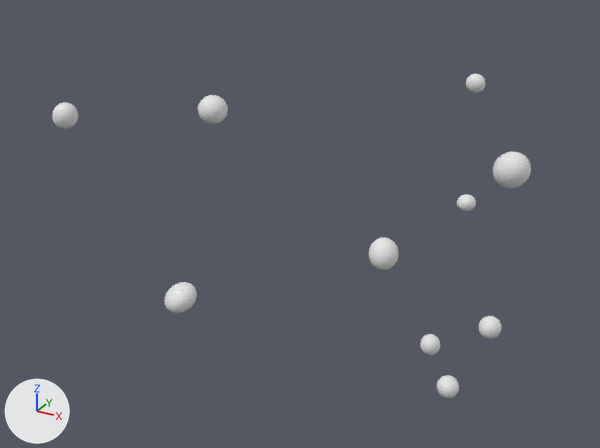
The OBJ model data/chains/chain_21/chain.obj, before and after one commit.
Camera for both pictures: a 50 mm lens placed at (2.1, -2.21, 0.68), pointed at (0.49, 0.72, -0.79). The lights are fixed; the arrows at lower left show +X, +Y and +Z. The first picture is the older version. Where no turn or scale is listed for an object, it has been applied to the vertices.

Names of what the first picture shows: 'chain'.
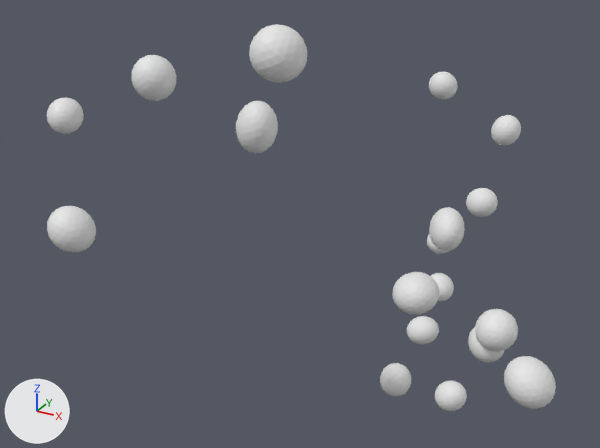
Where the change shows, as pixel boxes [x1, y1, x2, y2] in the pictures (600 x 448 px; the box of a moved part takes in the faces that stretch with it):
'chain', reshaped (6% wider, 19% taller): before [52, 74, 531, 398]; after [47, 24, 556, 411]
part 1 of me_chain, moved or reshaped: before [52, 102, 78, 129]; after [47, 97, 84, 134]
part 2 of me_chain, moved or reshaped: before [198, 95, 228, 124]; after [132, 55, 176, 101]
part 3 of me_chain, moved or reshaped: before [164, 282, 197, 313]; after [47, 206, 96, 252]
part 4 of me_chain, moved or reshaped: before [493, 151, 531, 188]; after [249, 24, 308, 83]
part 5 of me_chain, moved or reshaped: before [369, 237, 398, 270]; after [236, 101, 278, 154]
part 6 of me_chain, moved or reshaped: before [420, 334, 440, 355]; after [392, 272, 439, 314]
part 7 of me_chain, moved or reshaped: before [478, 316, 502, 339]; after [429, 207, 465, 251]
part 8 of me_chain, moved or reshaped: before [466, 74, 485, 93]; after [504, 356, 556, 409]
part 9 of me_chain, added: after [468, 327, 504, 362]
part 10 of me_chain, added: after [475, 309, 518, 351]
part 11 of me_chain, added: after [380, 363, 411, 396]
part 12 of me_chain, added: after [430, 273, 454, 301]
part 13 of me_chain, added: after [407, 316, 439, 344]
part 14 of me_chain, added: after [427, 234, 449, 254]
part 15 of me_chain, added: after [491, 115, 521, 146]
part 16 of me_chain, added: after [429, 72, 458, 100]
part 17 of me_chain, moved or reshaped: before [437, 375, 459, 398]; after [435, 381, 467, 411]
part 18 of me_chain, moved or reshaped: before [457, 194, 476, 211]; after [466, 188, 498, 217]

The change, as a list of edits to the scene's bpy script:
```text
Change me_chain:
    remove me_chain.from_pydata(...)  # 1620 vertices, 3200 faces; spans x -0.21..1.66, y -0.37..2.04, z -1.42..0.01
    add me_chain.from_pydata(...)  # 2916 vertices, 5760 faces; spans x -0.23..1.74, y -0.39..2.26, z -1.58..0.27
    me_chain part 1: the loose piece of 162 vertices spanning x -0.21..-0.11, y 0.0..0.09, z -0.27..-0.17 is multiplied about its middle by the matrix ((-1.262, -0.184, -0.578), (-0.185, 1.387, -0.036), (0.578, 0.044, -1.274))
    me_chain part 2: the loose piece of 162 vertices spanning x 0.59..0.69, y -0.18..-0.08, z -0.08..0.0 is multiplied about its middle by the matrix ((0.65, -0.567, -1.264), (-1.295, 0.245, -0.777), (0.49, 1.4, -0.376)), then moved by (-0.22, 0.0, 0.07)
    me_chain part 3: the loose piece of 162 vertices spanning x 0.56..0.66, y -0.37..-0.26, z -0.67..-0.58 is multiplied about its middle by the matrix ((0.53, 1.368, -0.852), (-0.994, -0.026, -1.025), (-0.988, 0.459, 1.237)), then moved by (-0.45, 0.0, 0.15)
    me_chain part 4: the loose piece of 162 vertices spanning x 1.57..1.66, y -0.29..-0.2, z -0.08..0.01 is multiplied about its middle by the matrix ((0.374, 1.22, -1.093), (-1.617, 0.454, -0.046), (0.262, 1.062, 1.275)), then moved by (-0.67, 0.0, 0.22)
    me_chain part 5: the loose piece of 162 vertices spanning x 1.05..1.15, y 0.15..0.25, z -0.63..-0.52 is multiplied about its middle by the matrix ((0.675, 0.472, -1.016), (-0.391, 1.167, 0.429), (1.415, 0.08, 0.726)), then moved by (-0.3, -0.33, 0.5)
    me_chain part 6: the loose piece of 162 vertices spanning x 0.99..1.08, y 0.91..1.0, z -1.42..-1.32 is multiplied about its middle by the matrix ((1.442, 0.212, -0.355), (0.414, -0.684, 1.269), (0.017, -1.318, -0.716)), then moved by (0.26, -0.96, 0.79)
    me_chain part 7: the loose piece of 162 vertices spanning x 1.19..1.29, y 1.16..1.27, z -1.41..-1.3 is multiplied about its middle by the matrix ((0.448, 0.965, -0.372), (-1.252, 0.302, 0.771), (0.751, 0.146, 0.954)), then moved by (0.13, -1.18, 1.0)
    me_chain part 8: the loose piece of 162 vertices spanning x 0.78..0.89, y 1.96..2.04, z -0.45..-0.35 is multiplied about its middle by the matrix ((1.425, -0.223, 0.736), (0.141, 1.98, 0.113), (-0.927, -0.032, 1.296)), then moved by (0.82, -1.86, -0.48)
    me_chain part 9: the loose piece of 162 vertices spanning x 1.18..1.28, y 0.6..0.7, z -1.4..-1.3 is copied, and the copy is multiplied about its middle by the matrix ((0.927, -0.061, 1.241), (-1.184, 0.424, 0.906), (-0.375, -1.49, 0.206)), then moved by (0.15, -0.01, 0.27); it spans x 1.3..1.45, y 0.57..0.71, z -1.16..-1.01
    me_chain part 10: a new loose piece, an icosphere of 320 faces spanning x 1.34..1.5, y 0.52..0.7, z -1.08..-0.92
    me_chain part 11: the loose piece of 162 vertices spanning x 0.99..1.08, y 0.91..1.0, z -1.42..-1.32 is copied, and the copy is multiplied about its middle by the matrix ((0.061, 0.801, -1.325), (1.008, 0.986, 0.643), (1.176, -0.888, -0.483)), then moved by (-0.07, -0.23, -0.08); it spans x 0.9..1.04, y 0.65..0.81, z -1.52..-1.37
    me_chain part 12: the loose piece of 162 vertices spanning x 1.19..1.29, y 1.16..1.27, z -1.41..-1.3 is copied, and the copy is multiplied about its middle by the matrix ((-0.346, 0.522, -1.196), (-1.297, -0.004, 0.374), (0.141, 1.245, 0.502)), then moved by (-0.29, 0.09, 0.1); it spans x 0.88..1.02, y 1.22..1.38, z -1.32..-1.19
    me_chain part 13: the loose piece of 162 vertices spanning x 1.19..1.29, y 1.16..1.27, z -1.41..-1.3 is copied, and the copy is multiplied about its middle by the matrix ((-0.763, 1.164, -0.226), (0.687, 0.654, 1.043), (0.966, 0.454, -0.921)), then moved by (-0.36, 0.08, -0.16); it spans x 0.8..0.96, y 1.22..1.37, z -1.58..-1.44
    me_chain part 14: the loose piece of 162 vertices spanning x 0.83..0.93, y 1.82..1.93, z -1.07..-0.98 is copied, and the copy is multiplied about its middle by the matrix ((-0.083, 1.335, -0.532), (-0.183, 0.471, 1.661), (1.314, 0.187, 0.027)), then moved by (0.0, -0.38, -0.07); it spans x 0.8..0.95, y 1.42..1.58, z -1.16..-1.03
    me_chain part 15: the loose piece of 162 vertices spanning x 0.78..0.89, y 1.96..2.04, z -0.45..-0.35 is copied, and the copy is multiplied about its middle by the matrix ((1.074, 0.976, 0.544), (-1.103, 1.047, 0.299), (-0.179, -0.594, 1.42)), then moved by (0.22, -0.14, -0.19); it spans x 0.98..1.13, y 1.79..1.93, z -0.67..-0.51
    me_chain part 16: the loose piece of 162 vertices spanning x 0.78..0.89, y 1.96..2.04, z -0.45..-0.35 is copied, and the copy is multiplied about its middle by the matrix ((-0.533, -0.349, 1.511), (-1.072, -1.072, -0.626), (1.121, -1.191, 0.12)), then moved by (-0.24, 0.18, -0.08); it spans x 0.52..0.68, y 2.1..2.26, z -0.56..-0.4
    me_chain part 17: 2 vertices moved within x 1.2..1.26, y 0.68..0.69, z -1.38..-1.36; 159 vertices removed from x 1.18..1.28, y 0.6..0.7, z -1.4..-1.3; 159 vertices added at x 1.16..1.3, y 0.64..0.77, z -1.49..-1.36
    me_chain part 18: 1 vertex moved within x 0.88, y 1.91, z -0.99; 159 vertices removed from x 0.83..0.93, y 1.82..1.93, z -1.07..-0.98; 159 vertices added at x 0.86..1.03, y 1.86..2.02, z -1.11..-0.95
```
